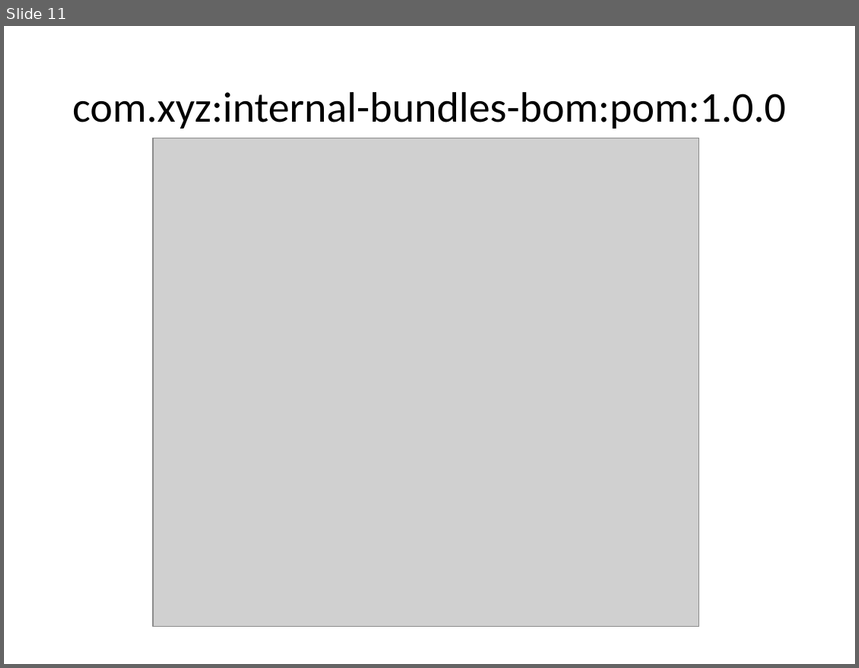
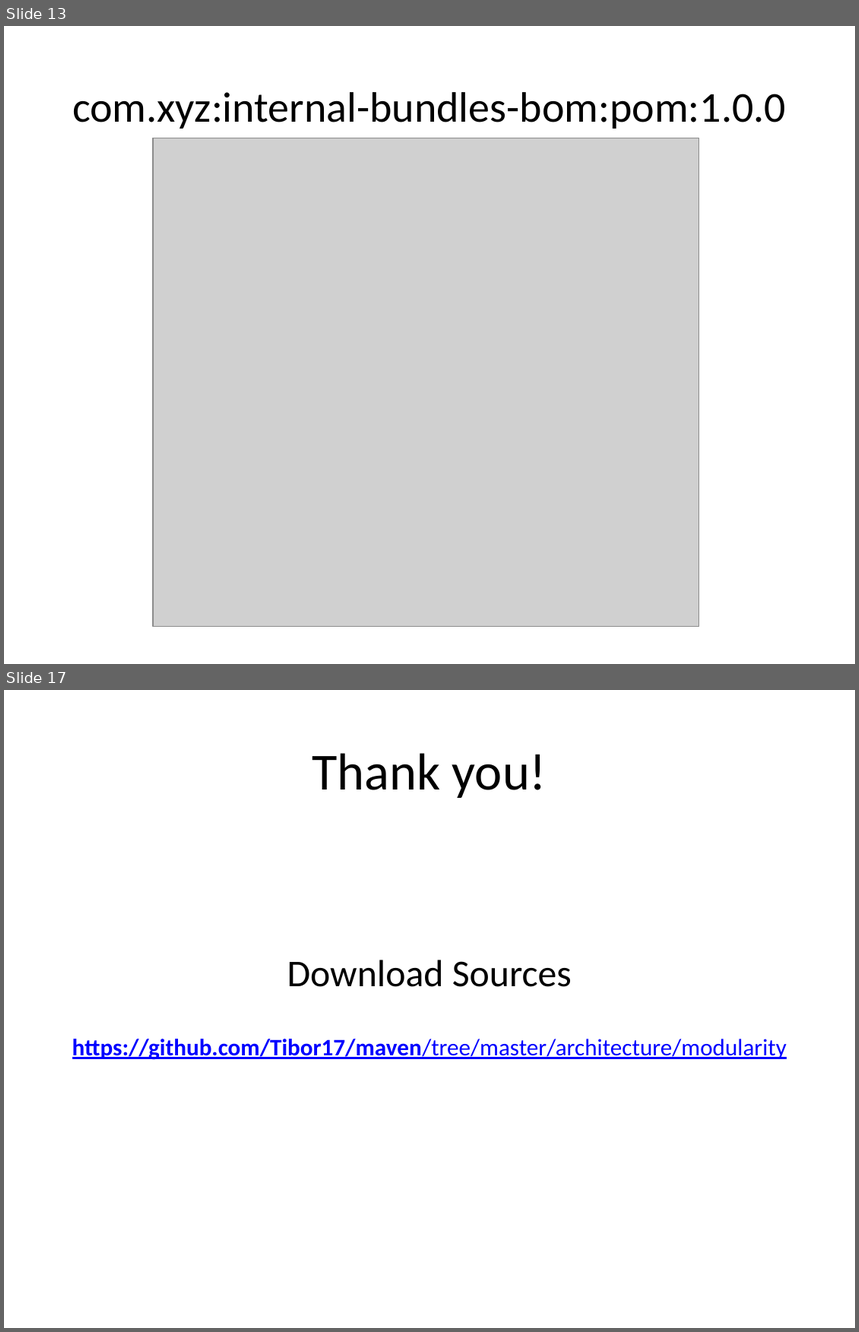
Before and after one commit to jonasalfthan/maven, a slide deck: architecture/modularity/modularity.pptx. Shown one above the other, each under a label of ours: slide 11 before the commit, slides 13 and 17 after it; the slides between them are not shown. The pictures are 859x668 and 859x1332 pixels, drawn with LibreOffice and Linux fonts; fonts in the diff are those of the drawing; grey boxes stand for pictures. Boxes give left, top, right and bottom in pixels: in the first picture for what was removed or moved away, otherwise in the second. Text is boxed around its words. In the diff, an @@ line names an element or a change of style, - is before the commit and + after.

```diff
--- a/architecture/modularity/modularity.pptx
+++ b/architecture/modularity/modularity.pptx
@@ slide 17 added at bbox=[4, 690, 855, 1328], background #FFFFFF @@
@@ title added at bbox=[312, 753, 547, 798], 44 pt, text #000000 @@
+Thank you!
@@ text added at bbox=[72, 960, 787, 1060], 20 pt, text #0000FF, underline @@
+Download Sources
+https://github.com/Tibor17/maven/tree/master/architecture/modularity
@@ what was slide 11 is now slide 13 @@
```
Also in this commit, not shown: 3 slides changed, 5 other slides added, 19 other files.
